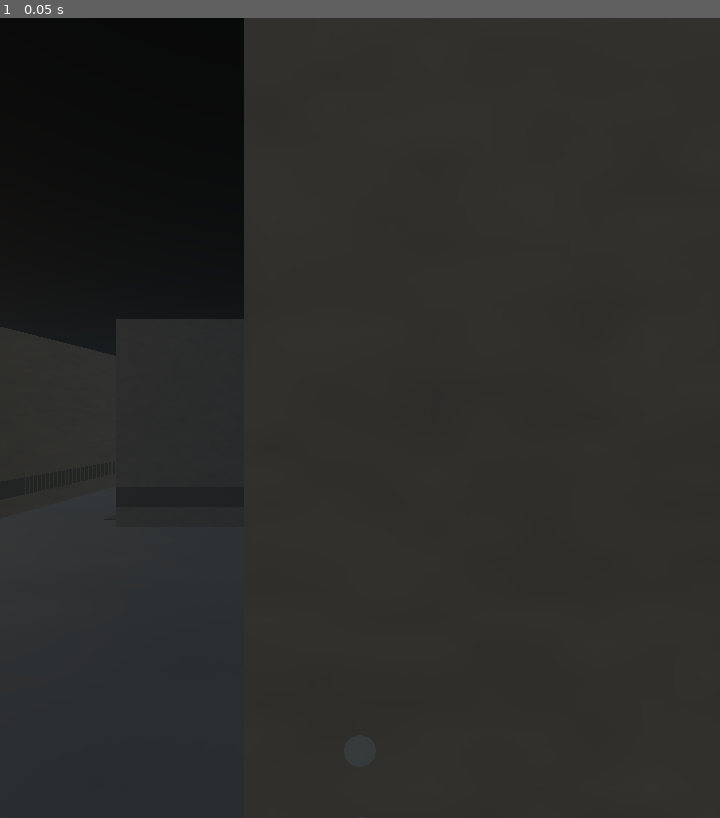
Above: before the commit, frame 1.
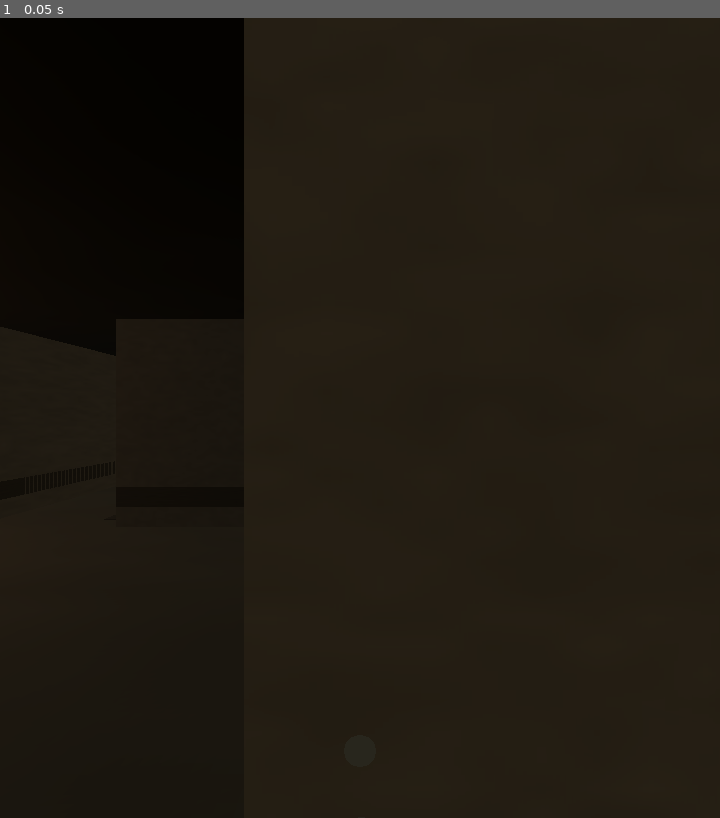
Above: after the commit, the same moment.

Repository: goldenroar1804-dev/Iron-veil
Game: Godot game, scene res://scenes/main.tscn
The game is run twice, just before and just after one commit, with the same random seed, the same clock (stepped at 60 frames per second) and the same inputs.
Inputs:
- Up to frame 1 (0.05 s): no input

The runs differ from the first frame. In frame 1, 66% of the frame differs, in the area x 0-100%, y 0-100%.

Commit message:
Set dark interior environment for CQB map

Diff:
--- a/scripts/main.gd
+++ b/scripts/main.gd
@@ -1282,18 +1282,17 @@
 
 func _setup_visual_quality() -> void:
     var environment := Environment.new()
-    environment.background_mode = Environment.BG_SKY
-    var sky := Sky.new()
-    sky.sky_material = ProceduralSkyMaterial.new()
-    environment.sky = sky
-    environment.ambient_light_source = Environment.AMBIENT_SOURCE_SKY
-    environment.ambient_light_energy = 0.7
+    environment.background_mode = Environment.BG_COLOR
+    environment.background_color = Color(0.045, 0.043, 0.04)
+    environment.ambient_light_source = Environment.AMBIENT_SOURCE_COLOR
+    environment.ambient_light_color = Color(0.48, 0.44, 0.38)
+    environment.ambient_light_energy = 0.52
     environment.tonemap_mode = Environment.TONE_MAPPER_FILMIC
     environment.fog_enabled = true
-    environment.fog_light_color = Color(0.57, 0.64, 0.68)
-    environment.fog_density = 0.0018
+    environment.fog_light_color = Color(0.19, 0.18, 0.16)
+    environment.fog_density = 0.0035
     var world := WorldEnvironment.new()
-    world.name = "SuburbanWorldEnvironment"
+    world.name = "PaintThinnerWorldEnvironment"
     world.environment = environment
     add_child(world)
 
